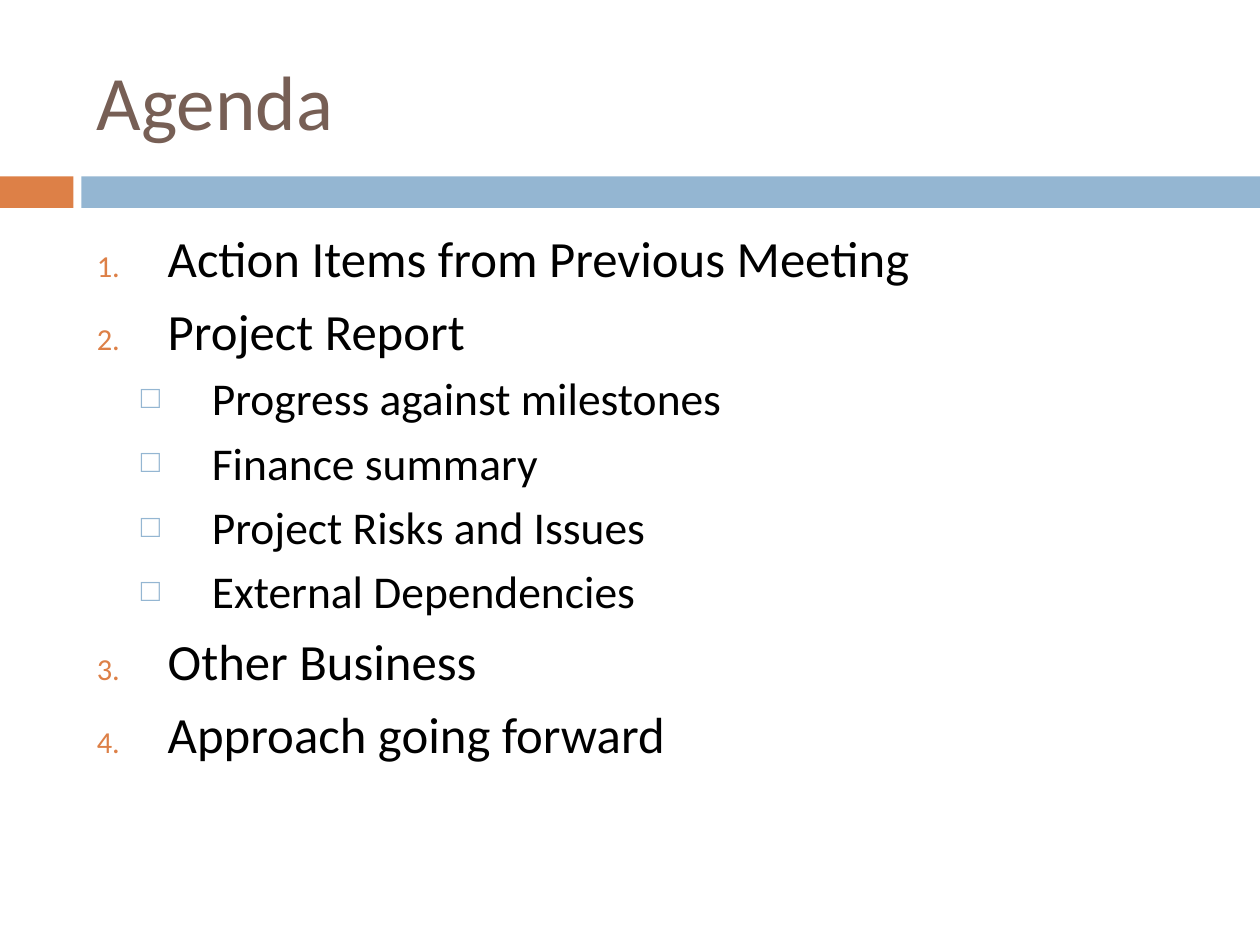
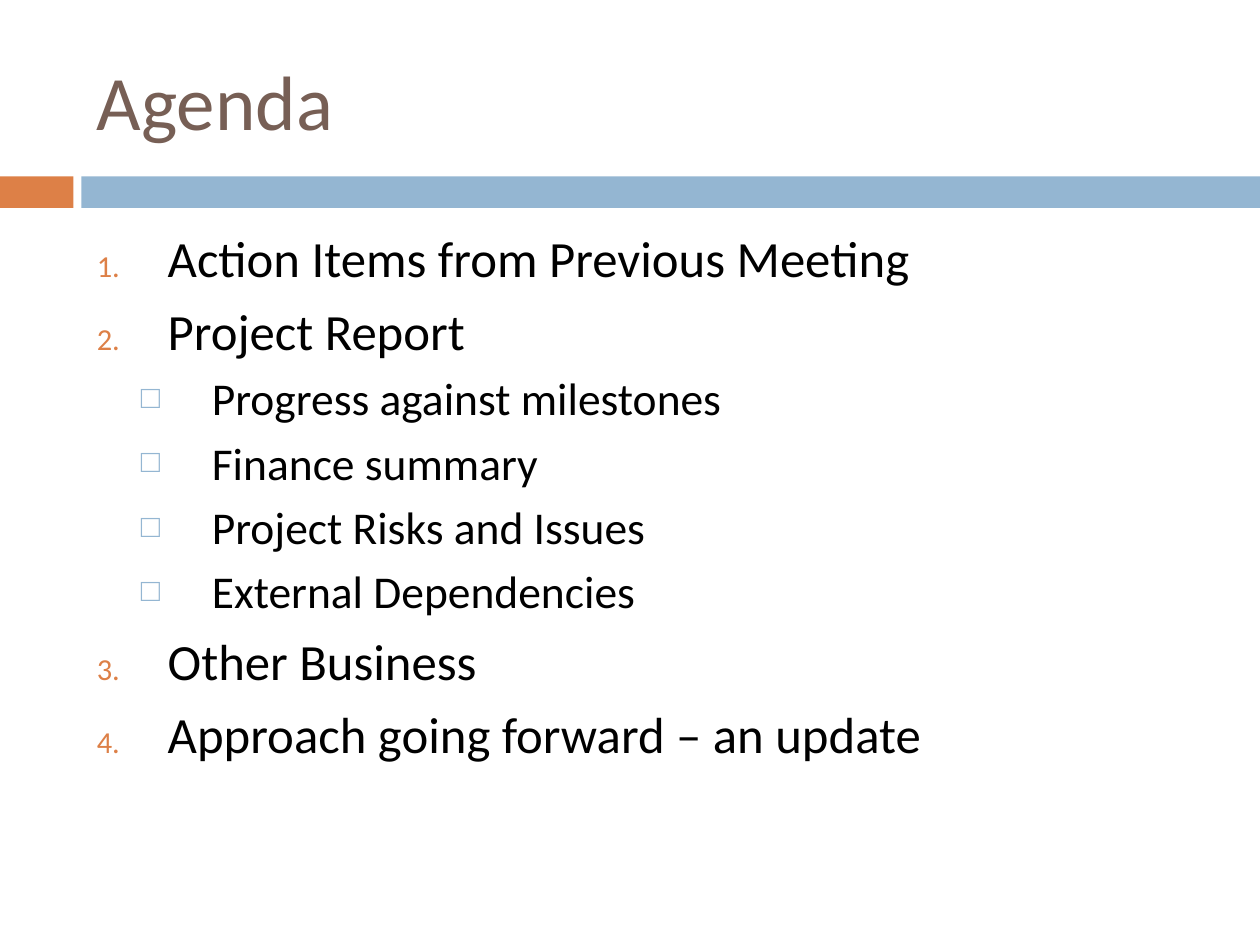
Before and after one commit to tranaweera/ark-informatics, a slide deck: slide 2 of ARK/trunk/usefulTools/TestFilesAndDocuments/steering committee/NeCTAR/Steering Committee Meetings/Steering Committee Meeting June_2013.pptx. Drawn at 1260x945 pixels with LibreOffice and Linux fonts; fonts in the diff are those of the drawing. Boxes give left, top, right and bottom in pixels: in the first picture for what was removed or moved away, otherwise in the second. Text is boxed around its words. In the diff, an @@ line names an element or a change of style, - is before the commit and + after.

```diff
--- a/ARK/trunk/usefulTools/TestFilesAndDocuments/steering committee/NeCTAR/Steering Committee Meetings/Steering Committee Meeting June_2013.pptx
+++ b/ARK/trunk/usefulTools/TestFilesAndDocuments/steering committee/NeCTAR/Steering Committee Meetings/Steering Committee Meeting June_2013.pptx
@@ text at bbox=[168, 717, 921, 762]: text changed @@
-4. Approach going forward
+4. Approach going forward – an update
```
Also in this commit, not shown: 6 other slides changed, 2 slides added, 1 slide removed.
